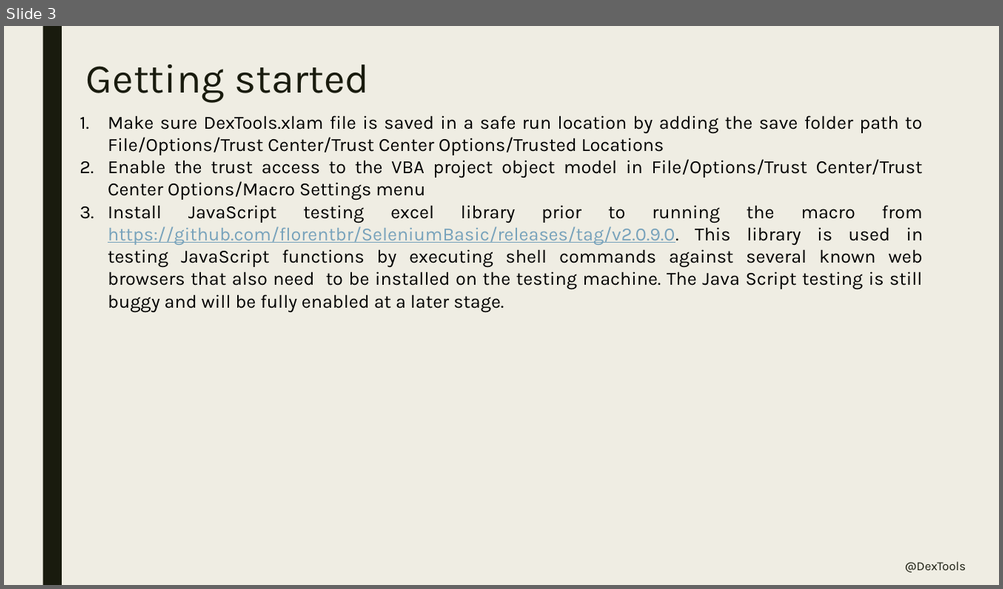
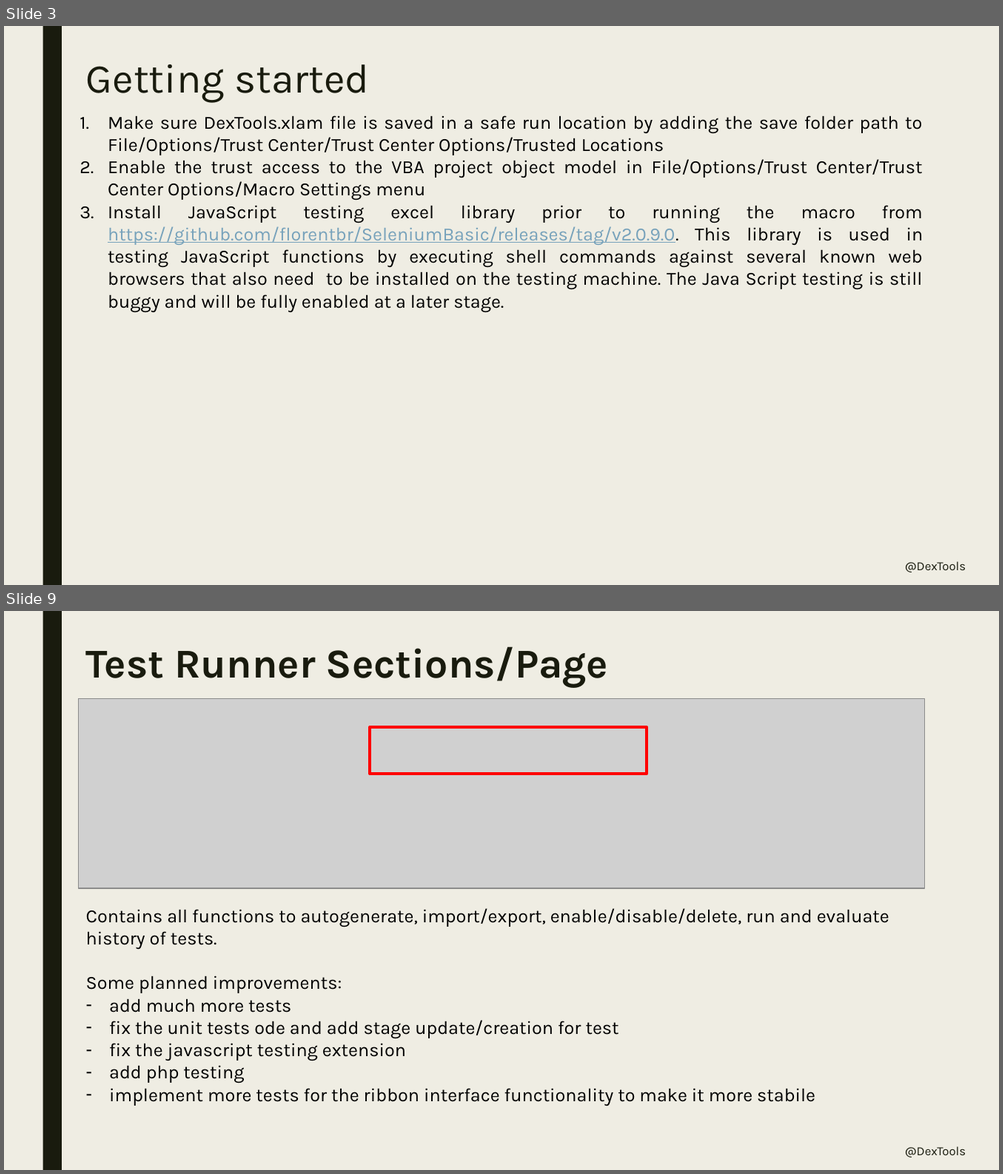
Before and after one commit to dexterial/Dextools, a slide deck: Main/Guide.pptx. Shown one above the other, each under a label of ours: slide 3 before the commit, slides 3 and 9 after it; the slides between them are not shown. The pictures are 1003x589 and 1003x1174 pixels, drawn with LibreOffice and Linux fonts; fonts in the diff are those of the drawing; grey boxes stand for pictures. Boxes give left, top, right and bottom in pixels: in the first picture for what was removed or moved away, otherwise in the second. Text is boxed around its words. In the diff, an @@ line names an element or a change of style, - is before the commit and + after.

```diff
--- a/Main/Guide.pptx
+++ b/Main/Guide.pptx
@@ slide 9 added at [4, 611, 999, 1170], background #EFEDE3; not listed: 1 template element that a slide beside it also shows @@
@@ title added at [86, 647, 608, 687], 39.6 pt, text #191B0E, bold @@
+Test Runner Sections/Page
@@ picture added at [79, 699, 924, 889] @@
@@ rectangle added at [370, 727, 646, 775], outline #FF0000 2.75 pt @@
@@ text added at [86, 908, 889, 1106], 18 pt, text #000000 @@
+Contains all functions to autogenerate, import/export, enable/disable/delete, run and evaluate history of tests.
+Some planned improvements:
+– add much more tests
+– fix the unit tests ode and add stage update/creation for test
+– fix the javascript testing extension
+– add php testing
+– implement more tests for the ribbon interface functionality to make it more stabile
@@ text added at [905, 1147, 965, 1158], 12 pt, text #191B0E @@
+@DexTools
```
Also in this commit, not shown: 4 slides changed, 3 other slides added, 2 other files.
